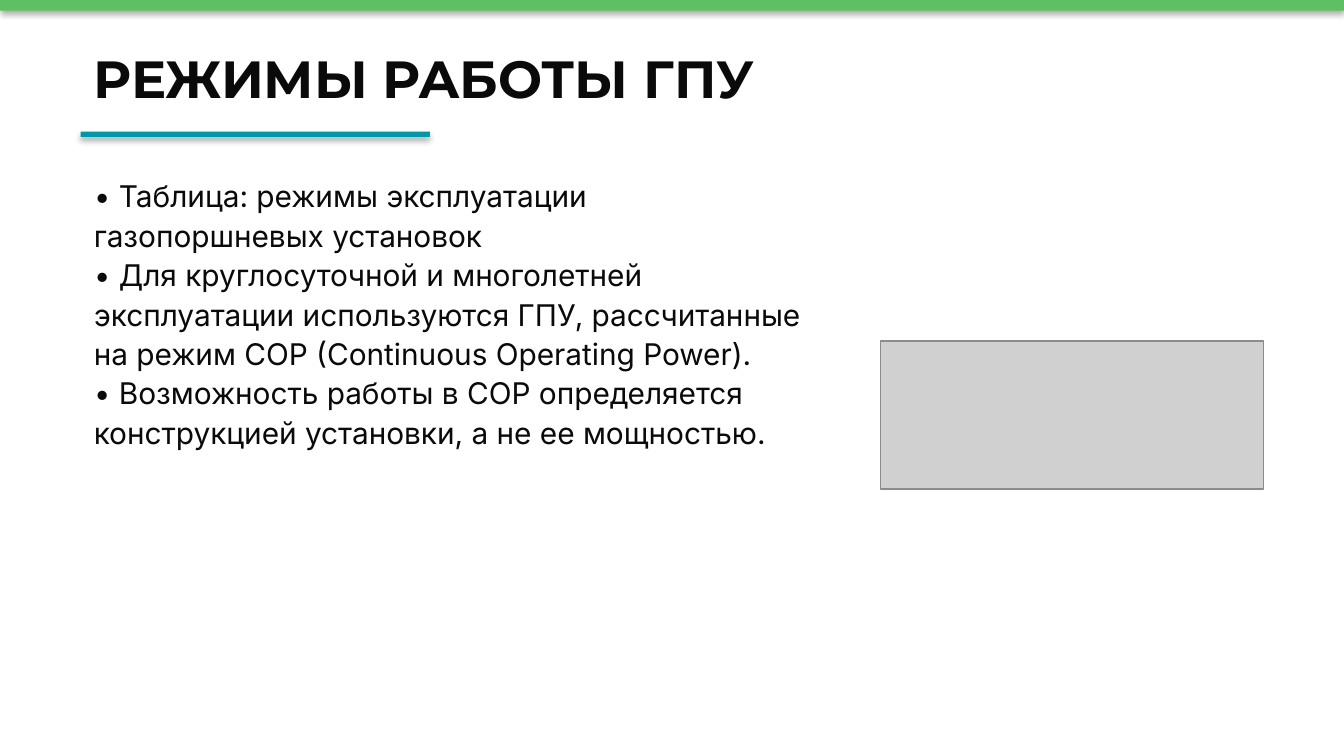
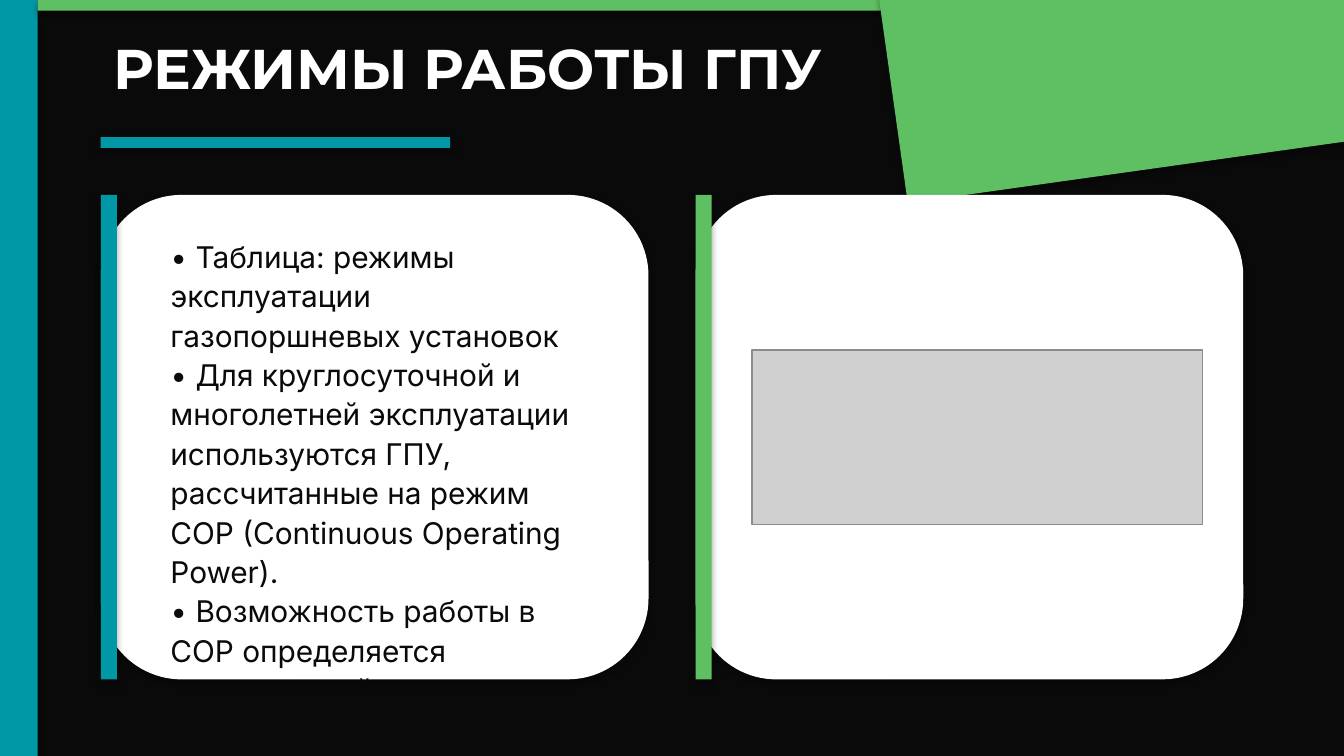
Before and after one commit to Machibo/remote, a slide deck: slide 8 of output/redesign.pptx. Drawn at 1344x756 pixels with LibreOffice and Linux fonts; fonts in the diff are those of the drawing; grey boxes stand for pictures. Boxes give left, top, right and bottom in pixels: in the first picture for what was removed or moved away, otherwise in the second. Text is boxed around its words. In the diff, an @@ line names an element or a change of style, - is before the commit and + after.

```diff
--- a/output/redesign.pptx
+++ b/output/redesign.pptx
@@ rectangle added at bbox=[0, 0, 1344, 755], fill #0A0A0A @@
@@ rectangle added at bbox=[0, 0, 38, 755], fill #0097A7 @@
@@ rectangle: place and size @@
-rectangle at bbox=[0, 0, 1344, 11]
+rectangle at bbox=[38, 0, 1344, 11]
@@ text "РЕЖИМЫ РАБОТЫ ГПУ": place and size @@
-text "РЕЖИМЫ РАБОТЫ ГПУ" at bbox=[94, 60, 754, 99]
+text "РЕЖИМЫ РАБОТЫ ГПУ" at bbox=[114, 49, 822, 90]
@@ text "РЕЖИМЫ РАБОТЫ ГПУ" at bbox=[114, 49, 822, 90]: size 28 to 30 pt, text colour #0A0A0A to #FFFFFF; line spacing 1.1 to 1 @@
@@ rectangle added at bbox=[872, 0, 1344, 203], fill #5EC062 @@
@@ rectangle: place and size @@
-rectangle at bbox=[81, 132, 430, 137]
+rectangle at bbox=[101, 137, 450, 148]
@@ rounded rectangle added at bbox=[101, 195, 649, 679], fill #FFFFFF @@
@@ rectangle added at bbox=[101, 195, 117, 679], fill #0097A7 @@
@@ rounded rectangle added at bbox=[695, 195, 1243, 679], fill #FFFFFF @@
@@ rectangle added at bbox=[695, 195, 711, 679], fill #5EC062 @@
@@ text "• Таблица: режимы эксплуатации газопоршневых ..." rewrapped from bbox=[94, 185, 801, 450] to bbox=[170, 246, 570, 680] @@
@@ picture: place and size @@
-picture at bbox=[880, 341, 1263, 489]
+picture at bbox=[751, 349, 1202, 524]
```
Also in this commit, not shown: 19 other slides changed, 1 other file.
